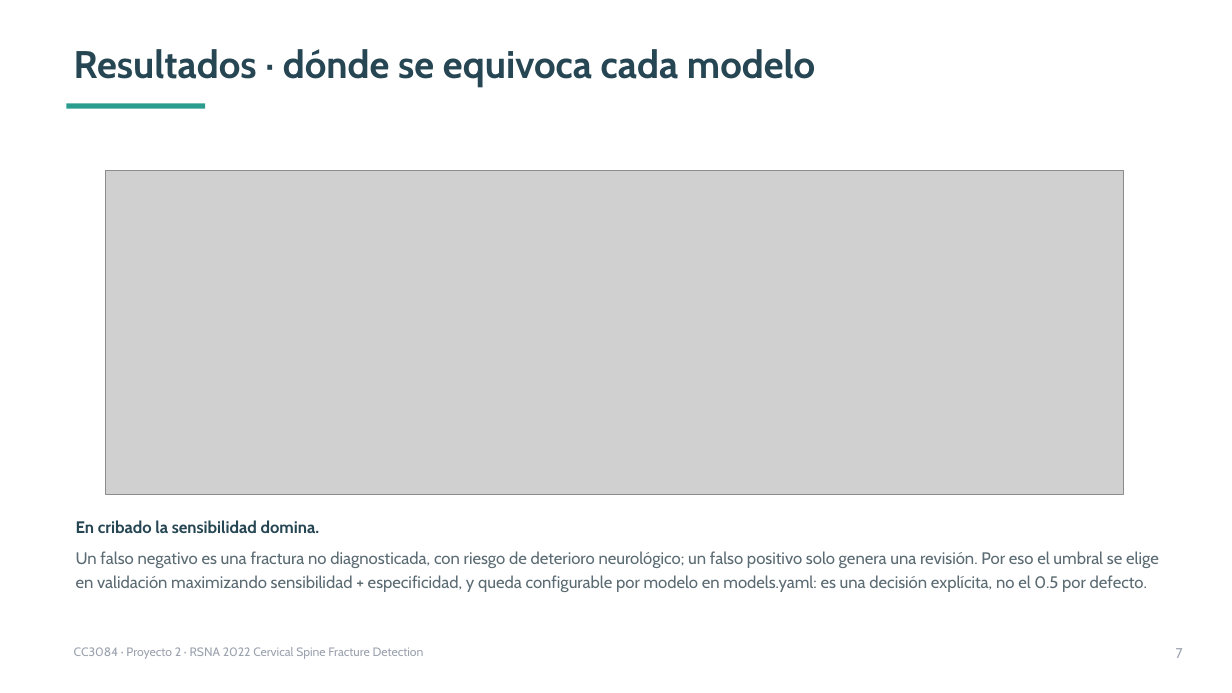
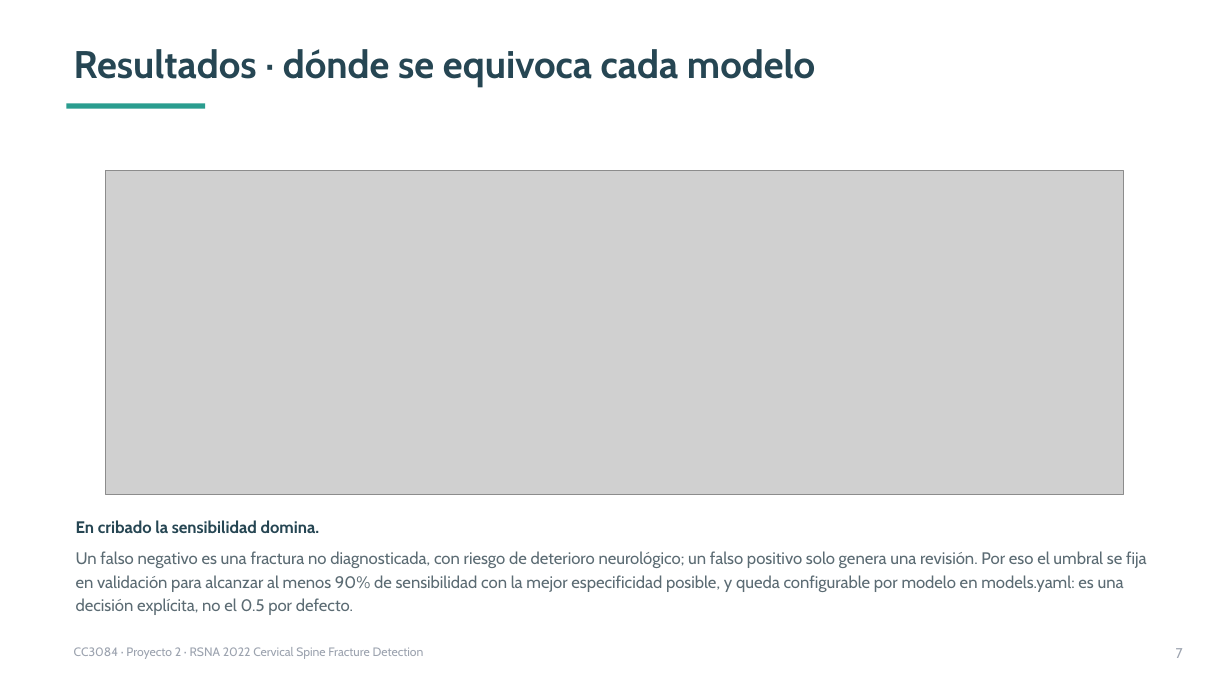
Before and after one commit to rodrigoajmac/CC3084_Proyecto_2, a slide deck: slide 7 of presentacion/proyecto2-resultados-cervical.pptx. Drawn at 1232x693 pixels with LibreOffice and Linux fonts; fonts in the diff are those of the drawing; grey boxes stand for pictures. Boxes give left, top, right and bottom in pixels: in the first picture for what was removed or moved away, otherwise in the second. Text is boxed around its words. In the diff, an @@ line names an element or a change of style, - is before the commit and + after.

```diff
--- a/presentacion/proyecto2-resultados-cervical.pptx
+++ b/presentacion/proyecto2-resultados-cervical.pptx
@@ text at [76, 551, 1147, 615]: text changed @@
-Un falso negativo es una fractura no diagnosticada, con riesgo de deterioro neurológico; un falso positivo solo genera una revisión. Por eso el umbral se elige en validación maximizando sensibilidad + especificidad, y queda configurable por modelo en models.yaml: es una decisión explícita, no el 0.5 por defecto.
+Un falso negativo es una fractura no diagnosticada, con riesgo de deterioro neurológico; un falso positivo solo genera una revisión. Por eso el umbral se fija en validación para alcanzar al menos 90% de sensibilidad con la mejor especificidad posible, y queda configurable por modelo en models.yaml: es una decisión explícita, no el 0.5 por defecto.
```
Also in this commit, not shown: 1 other slide changed, 4 other files.
